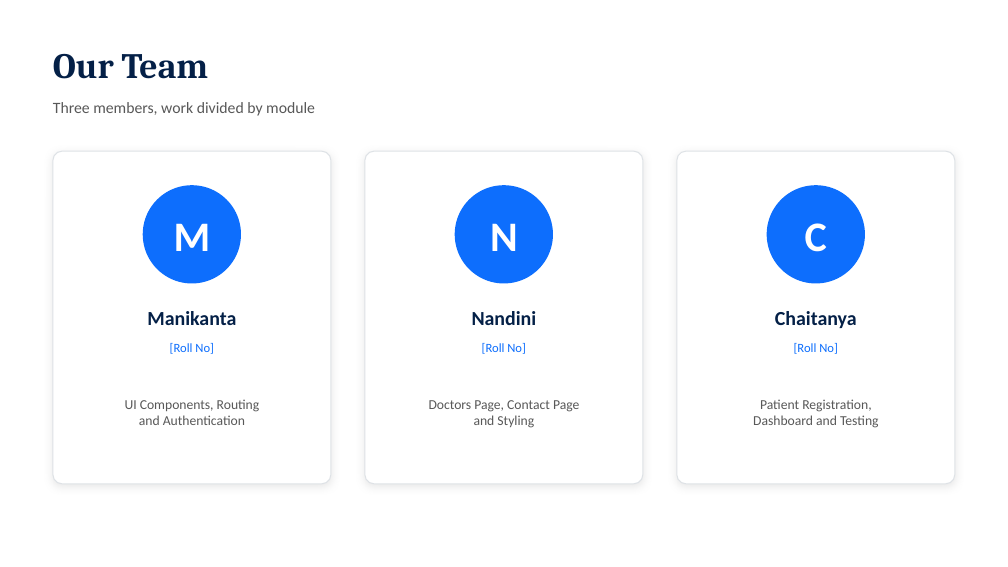
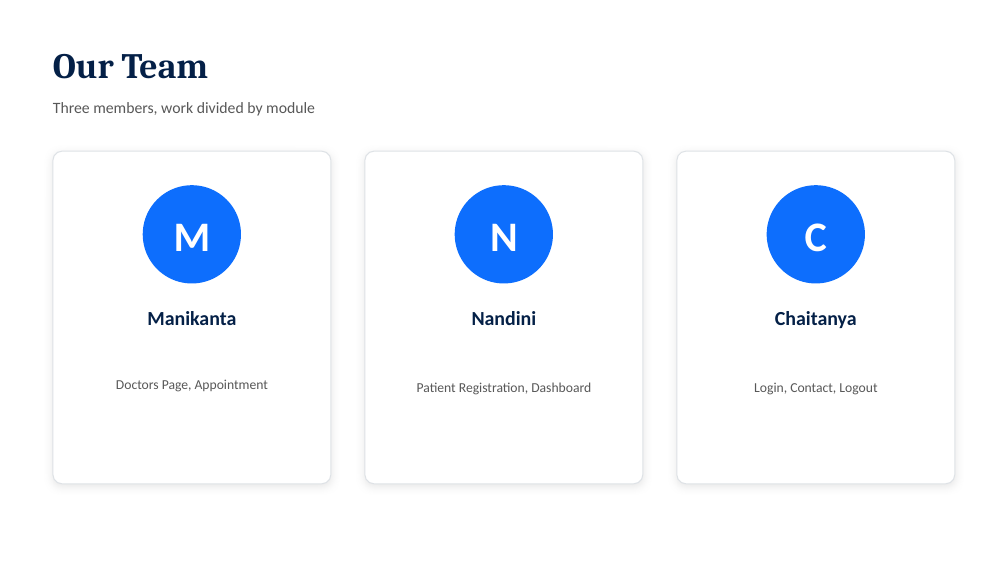
Before and after one commit to mani9kanta3/hospital-management-system, a slide deck: slide 2 of MediCare_HMS_Review.pptx. Drawn at 1008x567 pixels with LibreOffice and Linux fonts; fonts in the diff are those of the drawing. Boxes give left, top, right and bottom in pixels: in the first picture for what was removed or moved away, otherwise in the second. Text is boxed around its words. In the diff, an @@ line names an element or a change of style, - is before the commit and + after.

```diff
--- a/MediCare_HMS_Review.pptx
+++ b/MediCare_HMS_Review.pptx
@@ text removed at (170,343,214,354) @@
-[Roll No]
@@ text removed at (482,343,526,354) @@
-[Roll No]
@@ text removed at (794,343,838,354) @@
-[Roll No]
@@ text added at (116,379,268,392), 13 pt, text #585858 @@
+Doctors Page, Appointment
@@ text at (417,382,591,395): text changed @@
-Patient Registration,
-Dashboard and Testing
+Patient Registration, Dashboard
@@ text added at (754,383,877,395), 13 pt, text #585858 @@
+Login, Contact, Logout
@@ text removed at (125,400,260,425) @@
-UI Components, Routing
-and Authentication
@@ text removed at (429,400,579,428) @@
-Doctors Page, Contact Page
-and Styling
```
Also in this commit, not shown: 11 other slides changed, 1 slide removed, 6 other files.
